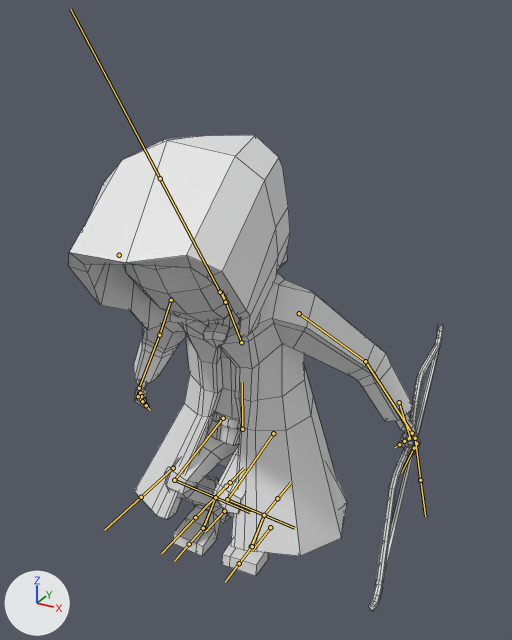
The FBX model Map/Assets/Models/Hittites/Hittite_archer_advanced/Hittite_archer_advanced.fbx, before and after one commit.
Before and after are seen from a 50 mm camera at (1.29, -2.13, 2.13) aimed at (0.06, 0.09, 1.02). The axes (+X, +Y, +Z) are drawn at lower left. The lights are the same throughout. Both versions are drawn at frame 6 of the action 'Armature.001|Hittite_archer_advanced_Idle'; the numbers are the values there. The bones that bend it are drawn over the model as lines. Mesh edges are drawn as thin lines.

In view in the first picture: 'Hittite'.
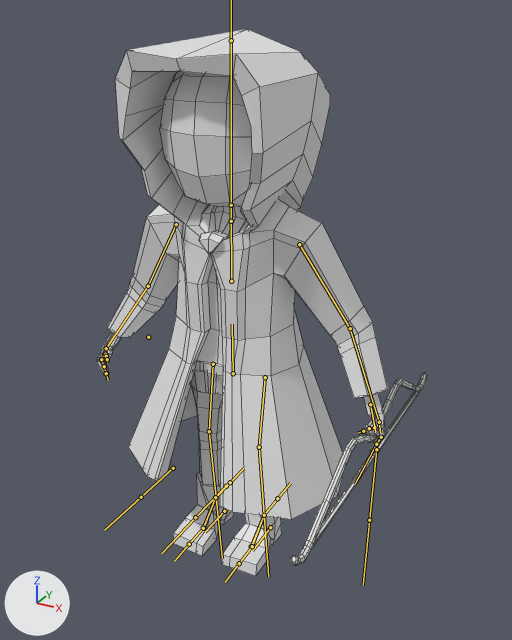
Location of each change, [x1, y1, x2, y2] in pixels of the pictures (512 x 640 px):
'Hittite', posed (12% narrower, 15% taller)
    before: [68, 135, 444, 611]
    after: [96, 29, 428, 576]
bone 'Torso', root to tip
    before: (242, 429) to (242, 382)
    after: (233, 373) to (232, 324)
bone 'Chest', root to tip
    before: (241, 342) to (221, 291)
    after: (231, 281) to (231, 205)
bone 'Neck', root to tip
    before: (225, 302) to (220, 292)
    after: (231, 221) to (231, 205)
bone 'Bow central piece', root to tip
    before: (415, 438) to (420, 480)
    after: (376, 449) to (369, 520)
bone 'Upper Leg.L', root to tip
    before: (273, 433) to (227, 499)
    after: (265, 377) to (259, 447)
bone 'Lower Leg.L', root to tip
    before: (227, 499) to (264, 515)
    after: (259, 447) to (264, 515)
bone 'Upper Leg.R', root to tip
    before: (223, 418) to (174, 480)
    after: (213, 364) to (209, 431)
bone 'Lower Leg.R', root to tip
    before: (174, 480) to (215, 497)
    after: (209, 431) to (216, 497)
bone 'Arrow', root to tip
    before: (119, 255) to (119, 255)
    after: (148, 337) to (148, 337)

The change in detail:
Bone 'Torso' (bone_torso) moves from (0.3, -1.72, -0.13) to (0.0, 0.0, 0.0).
Bone 'Chest' (bone_chest) turns from (24, 8, -10) to (0, 0, 0) degrees about its own x, y and z.
Bone 'Neck' (bone_neck) turns from (5, 2, -1) to (0, 0, 0) degrees about its own x, y and z.
Bone 'Bow central piece' (bone_bow_central_piece) moves from (-0.1, 0.0, 0.14) to (0.0, 0.0, 0.0).
Bone 'Bow central piece' (bone_bow_central_piece) turns from (-1, 0, -1) to (0, 0, 0) degrees about its own x, y and z.
Bone 'Upper Leg.L' (bone_upper_leg_l) turns from (-37, 50, 16) to (4, 43, 4) degrees about its own x, y and z.
Bone 'Lower Leg.L' (bone_lower_leg_l) turns from (94, 1, -2) to (0, 0, 0) degrees about its own x, y and z.
Bone 'Upper Leg.R' (bone_upper_leg_r) turns from (-34, 50, 20) to (4, 42, 4) degrees about its own x, y and z.
Bone 'Lower Leg.R' (bone_lower_leg_r) turns from (93, 3, 2) to (0, 0, 0) degrees about its own x, y and z.
Bone 'Arrow' (bone_arrow) moves from (2.49, 5.19, 5.49) to (0.0, 0.0, 0.0).
